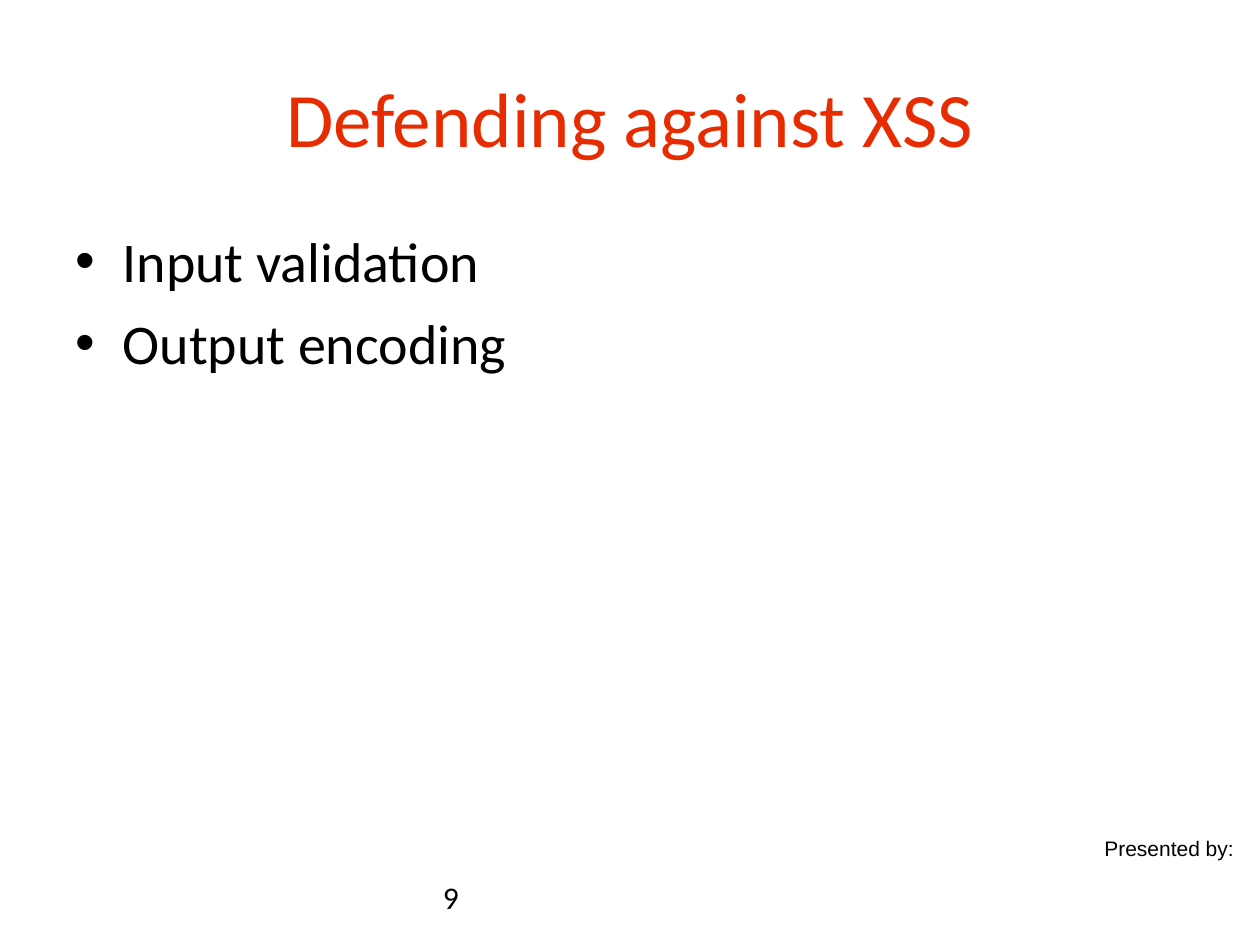
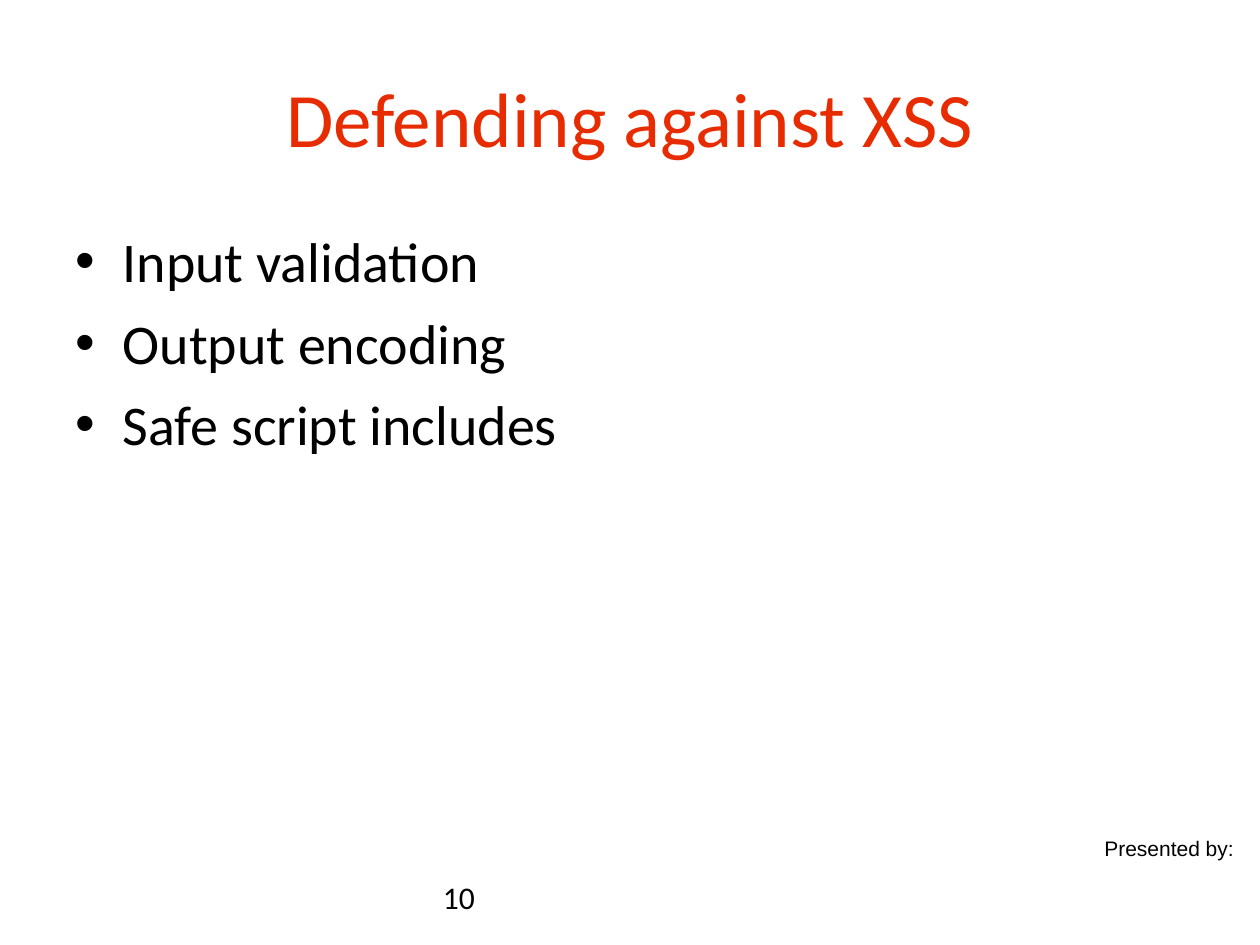
Before and after one commit to danielsomerfield/app-sec-presentation, a slide deck: slide 10 of AppSec Presentation Deck Day 4.ppt (slide 9 before the commit). Drawn at 1260x945 pixels with LibreOffice and Linux fonts; fonts in the diff are those of the drawing; background and template pictures are left out. Boxes give left, top, right and bottom in pixels: in the first picture for what was removed or moved away, otherwise in the second. Text is boxed around its words. In the diff, an @@ line names an element or a change of style, - is before the commit and + after.

```diff
--- a/AppSec Presentation Deck Day 4.ppt
+++ b/AppSec Presentation Deck Day 4.ppt
@@ text at <box>123,406,557,454</box>: paragraph added @@
+• Safe script includes
@@ page number at <box>443,888,475,910</box>: text changed @@
-9
+10
```
Also in this commit, not shown: 4 other slides changed, 1 slide added, 7 other files.
